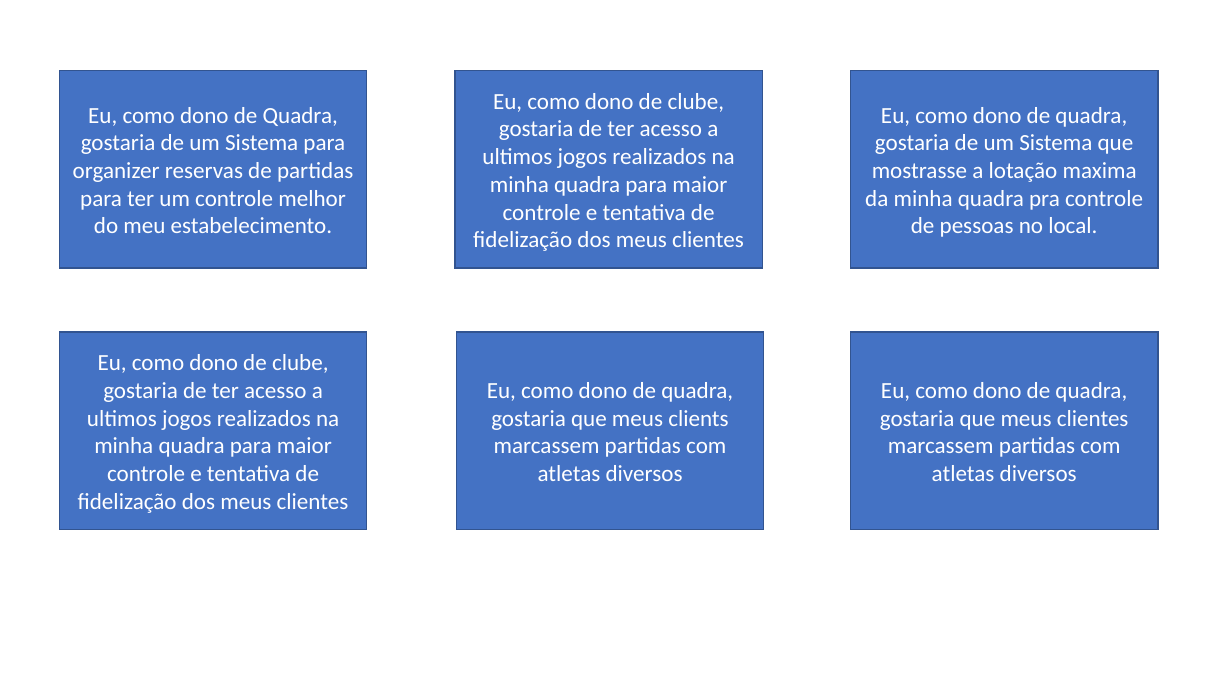
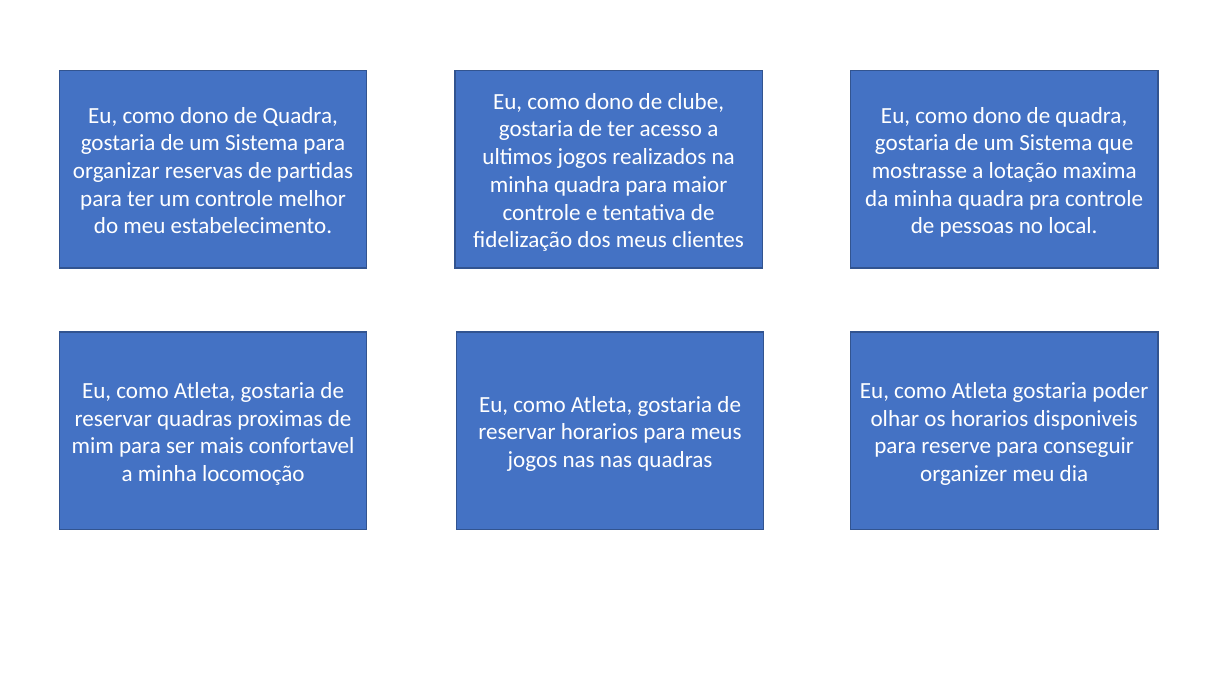
Before and after one commit to luizberto/grupo3-provisorio, a slide deck: slide 1 of Documentação/users stories ppt.pptx. Drawn at 1232x693 pixels with LibreOffice and Linux fonts; fonts in the diff are those of the drawing. Boxes give left, top, right and bottom in pixels: in the first picture for what was removed or moved away, otherwise in the second. Text is boxed around its words. In the diff, an @@ line names an element or a change of style, - is before the commit and + after.

```diff
--- a/Documentação/users stories ppt.pptx
+++ b/Documentação/users stories ppt.pptx
@@ text in rectangle at (73, 107, 353, 233): text changed @@
-Eu, como dono de Quadra, gostaria de um Sistema para organizer reservas de partidas para ter um controle melhor do meu estabelecimento.
+Eu, como dono de Quadra, gostaria de um Sistema para organizar reservas de partidas para ter um controle melhor do meu estabelecimento.
@@ text in rectangle at (72, 382, 355, 485): text changed @@
-Eu, como dono de clube, gostaria de ter acesso a ultimos jogos realizados na minha quadra para maior controle e tentativa de fidelização dos meus clientes
+Eu, como Atleta, gostaria de reservar quadras proximas de mim para ser mais confortavel a minha locomoção
@@ text in rectangle at (860, 382, 1148, 485): text changed @@
-Eu, como dono de quadra, gostaria que meus clientes marcassem partidas com atletas diversos
+Eu, como Atleta gostaria poder olhar os horarios disponiveis para reserve para conseguir organizer meu dia
@@ text in rectangle at (478, 396, 742, 471): text changed @@
-Eu, como dono de quadra, gostaria que meus clients marcassem partidas com atletas diversos
+Eu, como Atleta, gostaria de reservar horarios para meus jogos nas nas quadras
```
Also in this commit, not shown: 13 other files.
